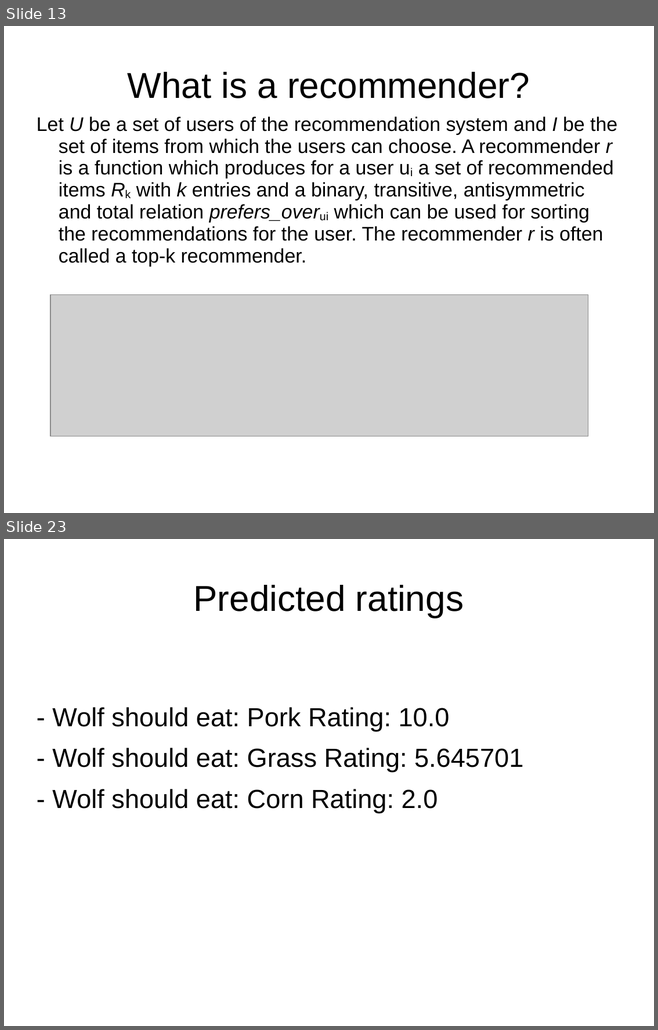
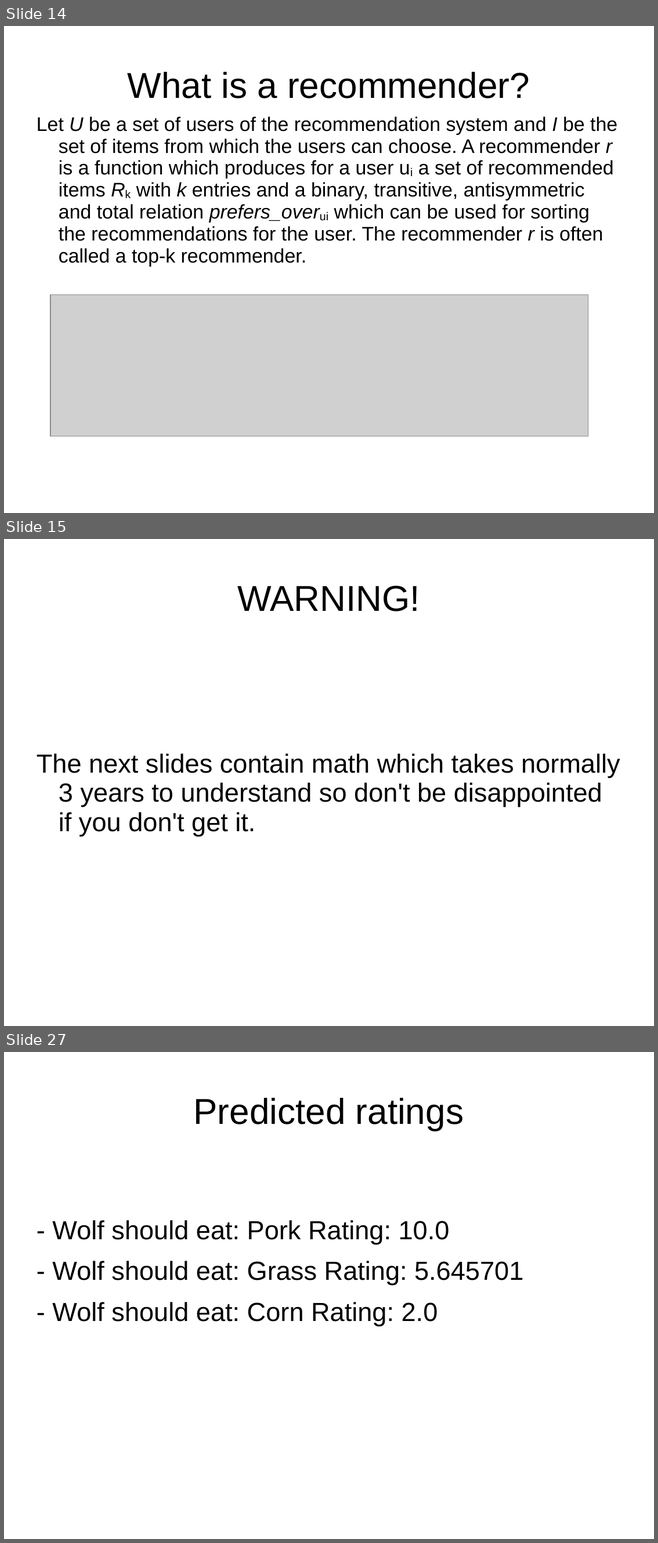
Before and after one commit to dynamicguy/facebook-recommender-demo, a slide deck: docs/Talk-BedCon-Berlin-2012.odp. Shown one above the other, each under a label of ours: slides 13 and 23 before the commit, slides 14, 15 and 27 after it; the slides between them are not shown. The pictures are 658x1030 and 658x1543 pixels, drawn with LibreOffice and Linux fonts; fonts in the diff are those of the drawing; grey boxes stand for pictures; background and template pictures are left out. Boxes give left, top, right and bottom in pixels: in the first picture for what was removed or moved away, otherwise in the second. Text is boxed around its words. In the diff, an @@ line names an element or a change of style, - is before the commit and + after.

```diff
--- a/docs/Talk-BedCon-Berlin-2012.odp
+++ b/docs/Talk-BedCon-Berlin-2012.odp
@@ slide 15 added at [4,539,654,1026], background picture (left out) @@
@@ title added at [237,585,420,611], 44 pt, text #000000 @@
+WARNING!
@@ text added at [36,754,620,836], 32 pt, text #000000 @@
+The next slides contain math which takes normally 3 years to understand so don't be disappointed if you don't get it.
@@ what was slide 13 is now slide 14 @@
@@ what was slide 23 is now slide 27 @@
```
Also in this commit, not shown: 9 slides changed, 10 other slides added, 2 slides removed, 7 other files.
